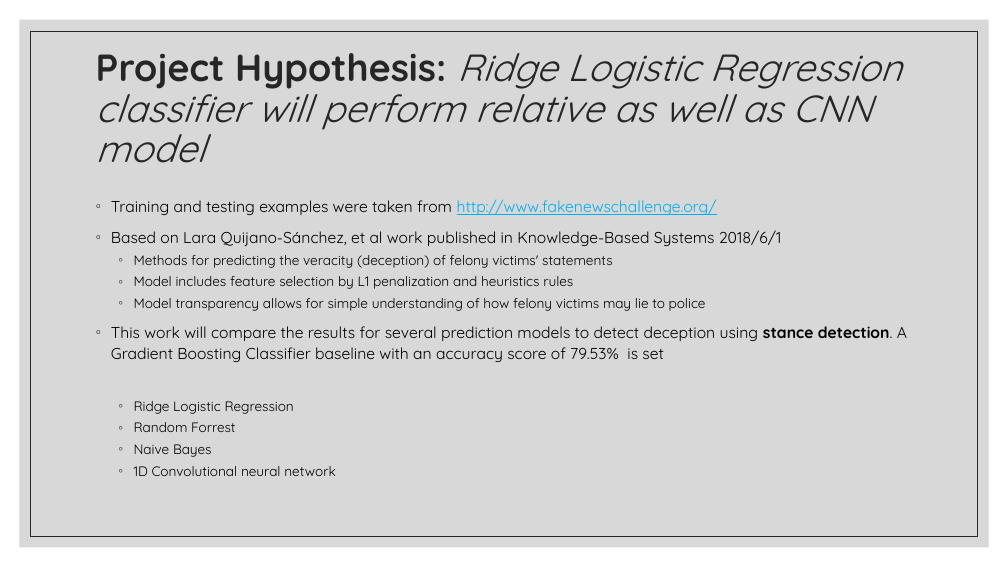
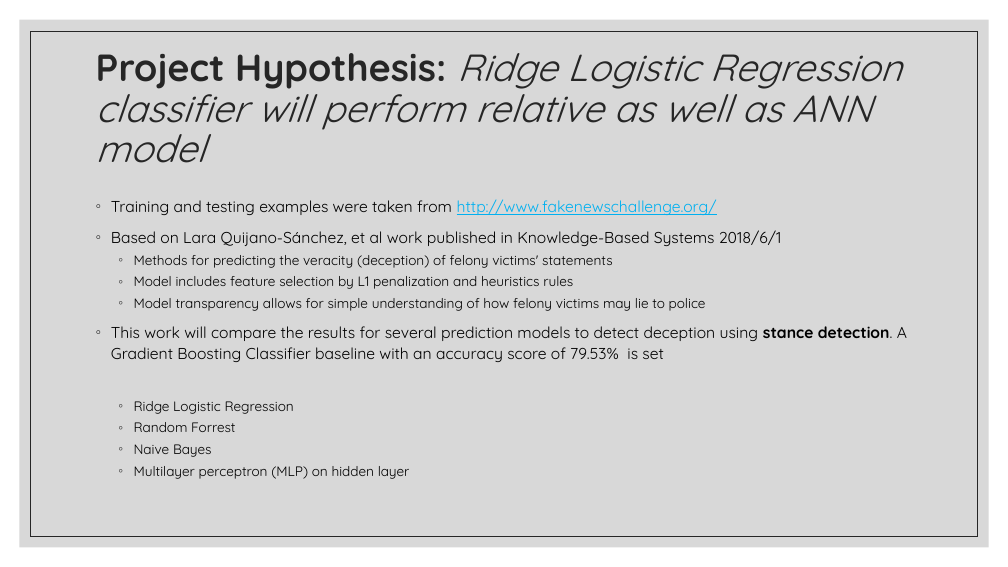
Before and after one commit to StavroK/MtySaturdayAI2020, a slide deck: slide 6 of decks/2020_Mty_Saturdays_Project_BKaramanosvDEMODAY.pptx. Drawn at 1008x567 pixels with LibreOffice and Linux fonts; fonts in the diff are those of the drawing. Boxes give left, top, right and bottom in pixels: in the first picture for what was removed or moved away, otherwise in the second. Text is boxed around its words. In the diff, an @@ line names an element or a change of style, - is before the commit and + after.

```diff
--- a/decks/2020_Mty_Saturdays_Project_BKaramanosvDEMODAY.pptx
+++ b/decks/2020_Mty_Saturdays_Project_BKaramanosvDEMODAY.pptx
@@ title at [96,53,902,163]: text changed @@
-Project Hypothesis: Ridge Logistic Regression classifier will perform relative as well as CNN model
+Project Hypothesis: Ridge Logistic Regression classifier will perform relative as well as ANN model
@@ text at [134,466,410,479]: text changed @@
-  ◦ 1D Convolutional neural network
+  ◦ Multilayer perceptron (MLP) on hidden layer
```
Also in this commit, not shown: 1 other slide changed, 1 slide added.
